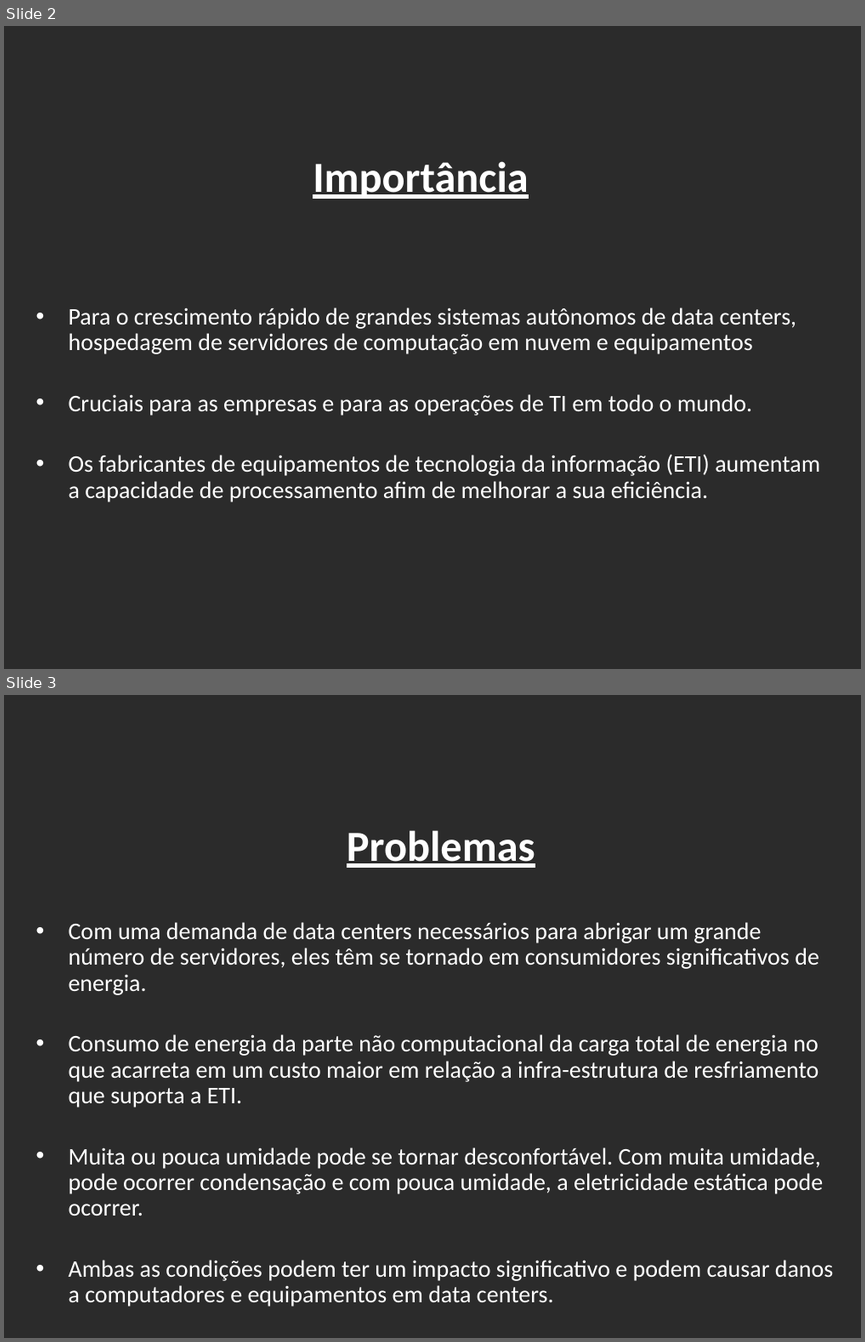
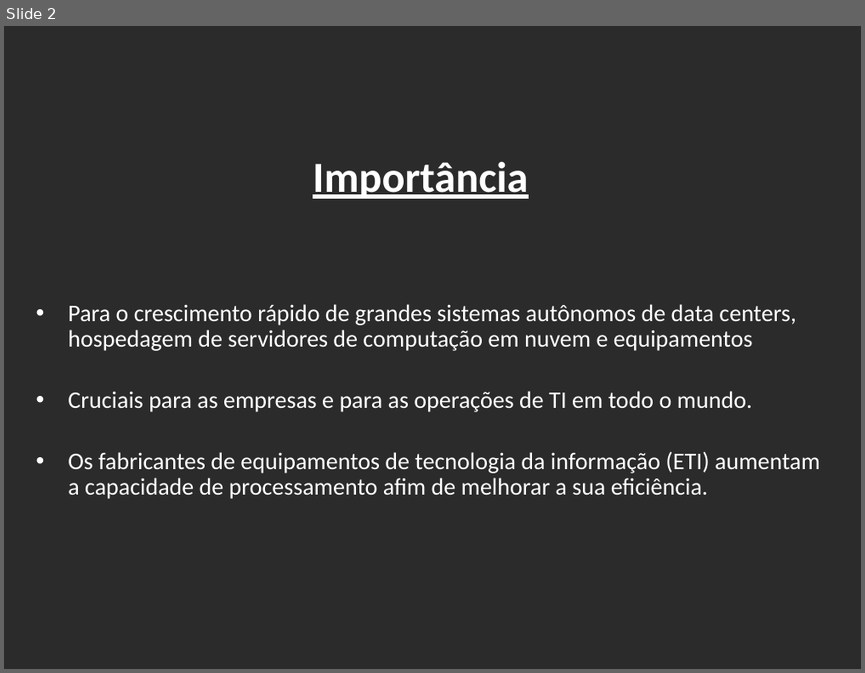
Before and after one commit to viniciushcano/PI-1o-semestre, a slide deck: ppt/DataCenter.pptx. Shown one above the other, each under a label of ours: slides 2 and 3 before the commit, slide 2 after it. The pictures are 865x1342 and 865x673 pixels, drawn with LibreOffice and Linux fonts; fonts in the diff are those of the drawing; background and template pictures are left out; a plain dark background stands for a picture behind light text. Boxes give left, top, right and bottom in pixels: in the first picture for what was removed or moved away, otherwise in the second. Text is boxed around its words. In the diff, an @@ line names an element or a change of style, - is before the commit and + after.

Commit message:
Atualizao ppt problemas

```diff
--- a/ppt/DataCenter.pptx
+++ b/ppt/DataCenter.pptx
@@ slide 3 removed at box(4, 695, 861, 1338), background picture (left out) @@
@@ title removed at box(347, 830, 535, 868) @@
-Problemas
@@ text removed at box(69, 922, 834, 1306) @@
-• Com uma demanda de data centers necessários para abrigar um grande número de servidores, eles têm se tornado em consumidores significativos de energia.
-• Consumo de energia da parte não computacional da carga total de energia no que acarreta em um custo maior em relação a infra-estrutura de resfriamento que suporta a ETI.
-• Muita ou pouca umidade pode se tornar desconfortável. Com muita umidade, pode ocorrer condensação e com pouca umidade, a eletricidade estática pode ocorrer.
-• Ambas as condições podem ter um impacto significativo e podem causar danos a computadores e equipamentos em data centers.
@@ slide 2 changed as well @@
@@ text "Para o crescimento rápido de ..." at box(68, 304, 820, 499): indent changed @@
```
Also in this commit, not shown: 5 other slides changed, 1 slide added, 2 other files.
